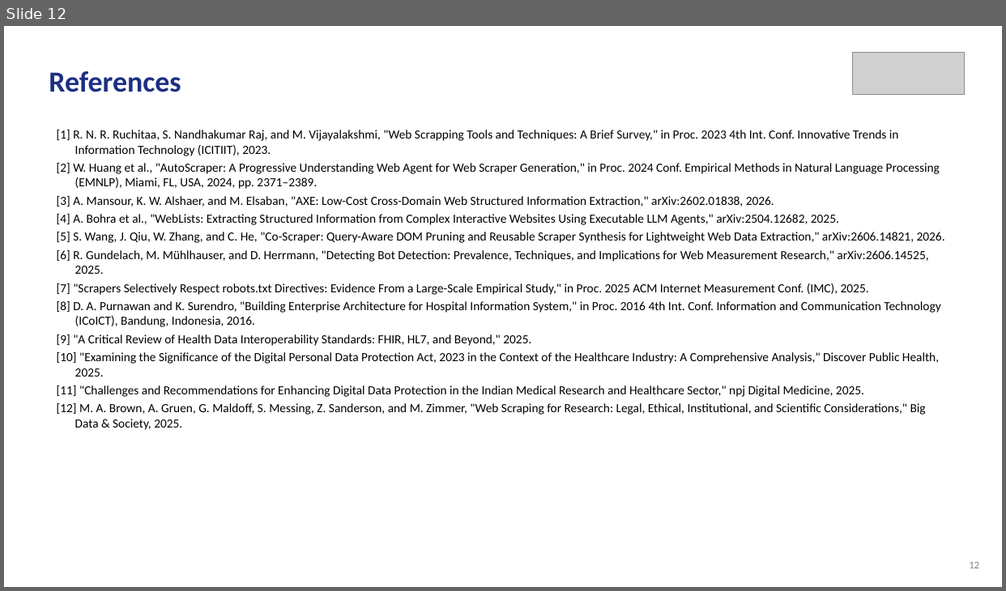
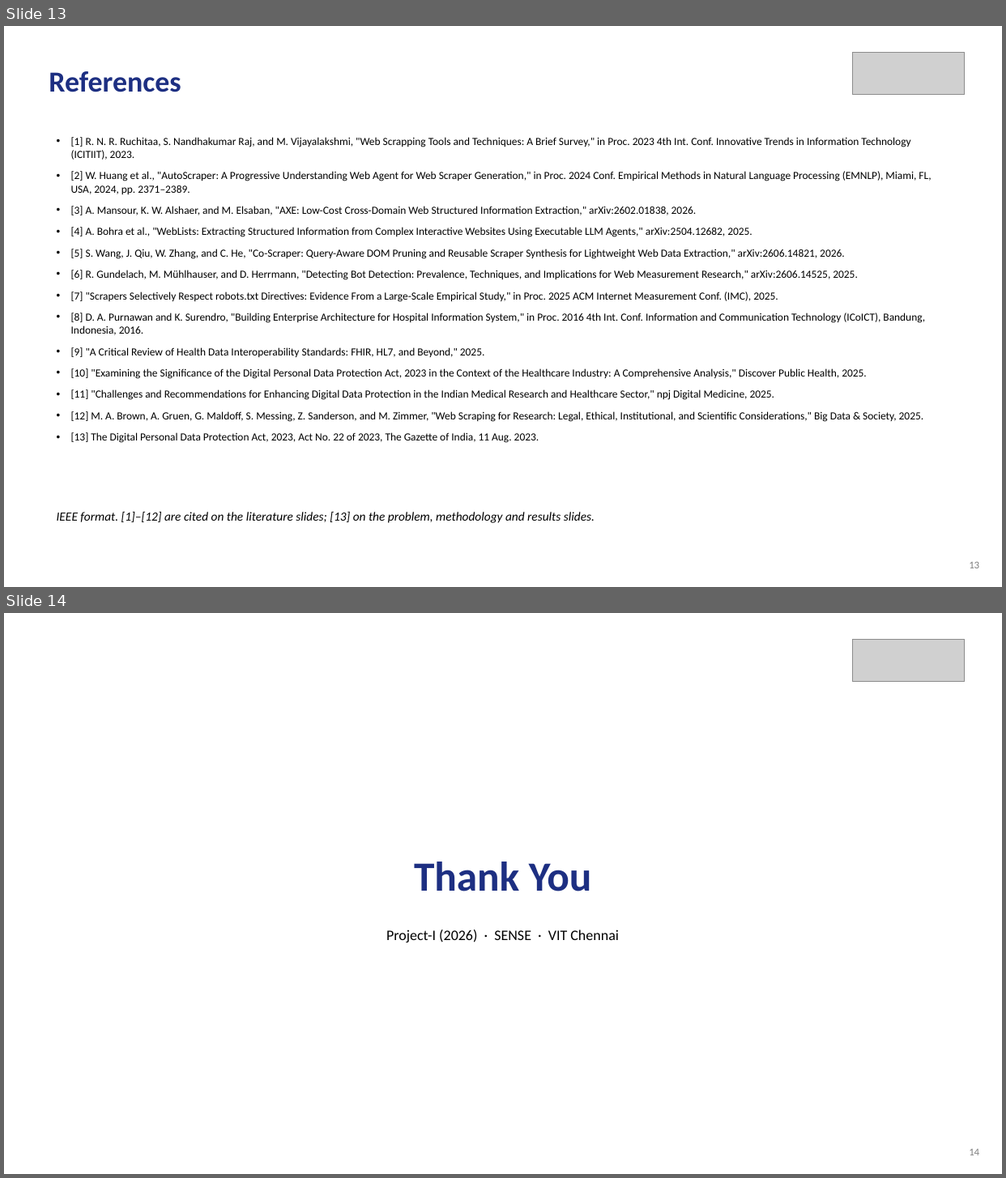
Before and after one commit to aysk1209/his-scraping-dpdp-project, a slide deck: Review-II.pptx. Shown one above the other, each under a label of ours: slide 12 before the commit, slides 13 and 14 after it. The pictures are 1006x591 and 1006x1178 pixels, drawn with LibreOffice and Linux fonts; fonts in the diff are those of the drawing; grey boxes stand for pictures. Boxes give left, top, right and bottom in pixels: in the first picture for what was removed or moved away, otherwise in the second. Text is boxed around its words. In the diff, an @@ line names an element or a change of style, - is before the commit and + after.

```diff
--- a/Review-II.pptx
+++ b/Review-II.pptx
@@ slide 14 added at <box>4,613,1002,1174</box>, background #FFFFFF @@
@@ picture added at <box>852,639,965,682</box> @@
@@ text added at <box>414,862,592,892</box>, 40 pt, text #1D2F82, bold @@
+Thank You
@@ text added at <box>386,930,619,943</box>, 14 pt, text #000000 @@
+Project-I (2026) · SENSE · VIT Chennai
@@ text added at <box>969,1149,979,1156</box>, 10 pt, text #808080 @@
+14
@@ what was slide 12 is now slide 13 @@
@@ slide 13 changed as well @@
@@ text "[1] R. N. R. Ruchitaa, ...": place and size @@
-text "[1] R. N. R. Ruchitaa, ..." at <box>57,130,945,430</box>
+text "[1] R. N. R. Ruchitaa, ..." at <box>71,137,931,443</box>
@@ text at <box>71,137,931,422</box>: size 12 to 10.5 pt; bullet none to •; more space between paragraphs @@
@@ text at <box>71,433,539,443</box>: paragraph added @@
+• [13] The Digital Personal Data Protection Act, 2023, Act No. 22 of 2023, The Gazette of India, 11 Aug. 2023.
@@ text added at <box>57,512,594,523</box>, 12 pt, text #000000, italic @@
+IEEE format. [1]–[12] are cited on the literature slides; [13] on the problem, methodology and results slides.
```
Also in this commit, not shown: 8 other slides changed, 4 other slides added, 4 slides removed, 4 other files.
